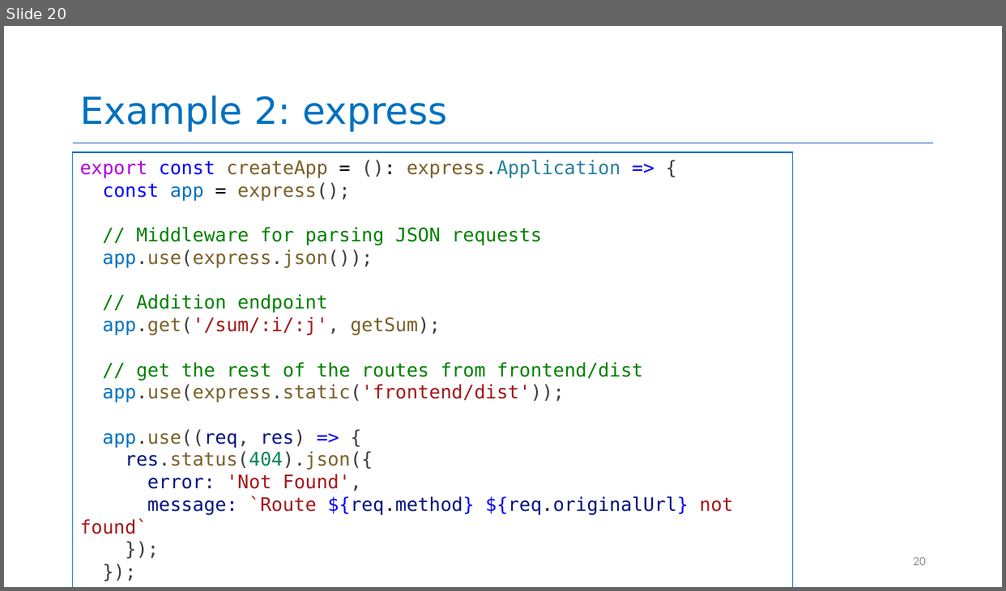
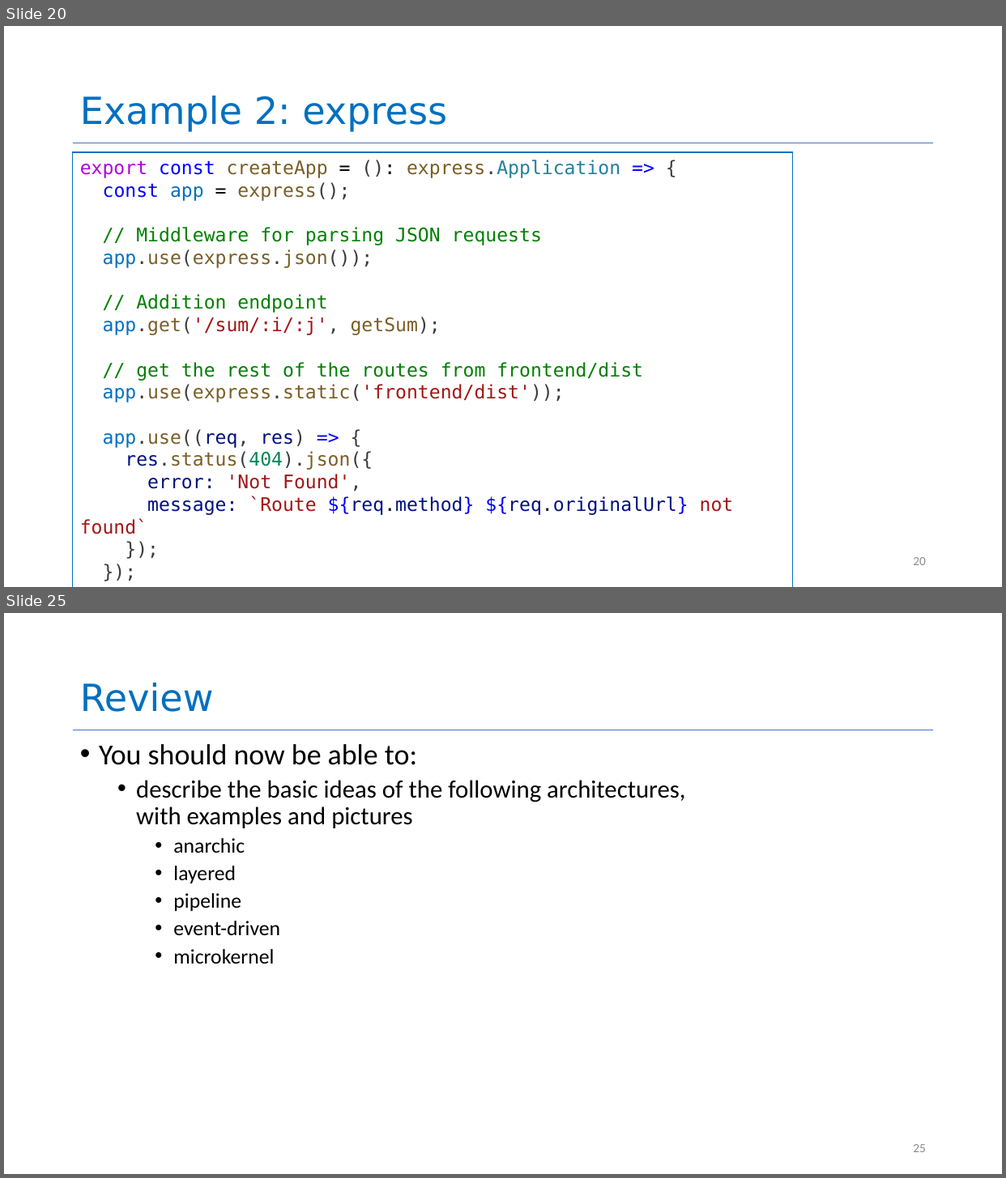
Before and after one commit to neu-se/CS4530-Spring-2026, a slide deck: Slides/Module 11.2 Application Level Patterns.pptx. Shown one above the other, each under a label of ours: slide 20 before the commit, slides 20 and 25 after it; the slides between them are not shown. The pictures are 1006x591 and 1006x1178 pixels, drawn with LibreOffice and Linux fonts; fonts in the diff are those of the drawing. Boxes give left, top, right and bottom in pixels: in the first picture for what was removed or moved away, otherwise in the second. Text is boxed around its words. In the diff, an @@ line names an element or a change of style, - is before the commit and + after.

Commit message:
updated title slides

```diff
--- a/Slides/Module 11.2 Application Level Patterns.pptx
+++ b/Slides/Module 11.2 Application Level Patterns.pptx
@@ slide 25 added at <box>4,613,1002,1174</box>, background #FFFFFF; not listed: 1 template element that a slide beside it also shows @@
@@ title added at <box>80,683,214,712</box>, 36 pt, text #0070C0 @@
+Review
@@ text added at <box>99,744,685,964</box>, 24 pt, text #000000 @@
+• You should now be able to:
+  • describe the basic ideas of the following architectures, with examples and pictures
+    • anarchic
+    • layered
+    • pipeline
+    • event-driven
+    • microkernel
@@ page number added at <box>913,1144,926,1152</box>, 12 pt, text #8C8C8C @@
+25
```
Also in this commit, not shown: 2 slides changed, 3 other files.
